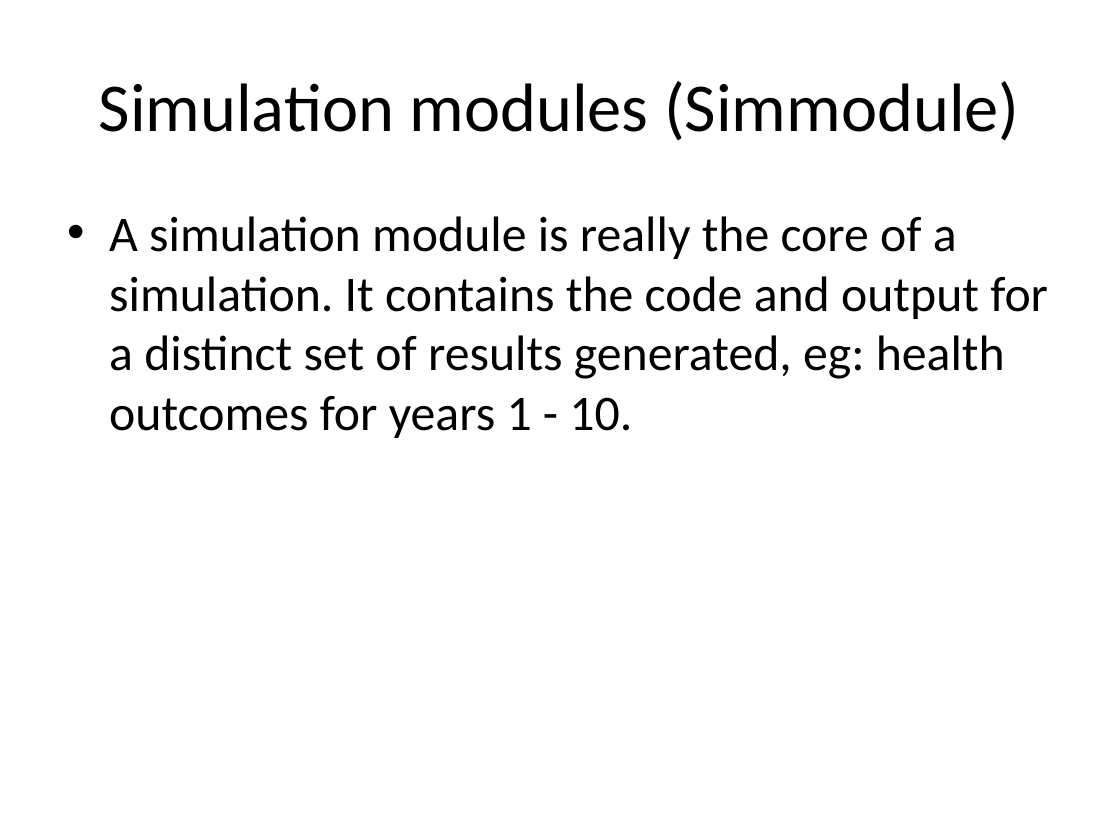
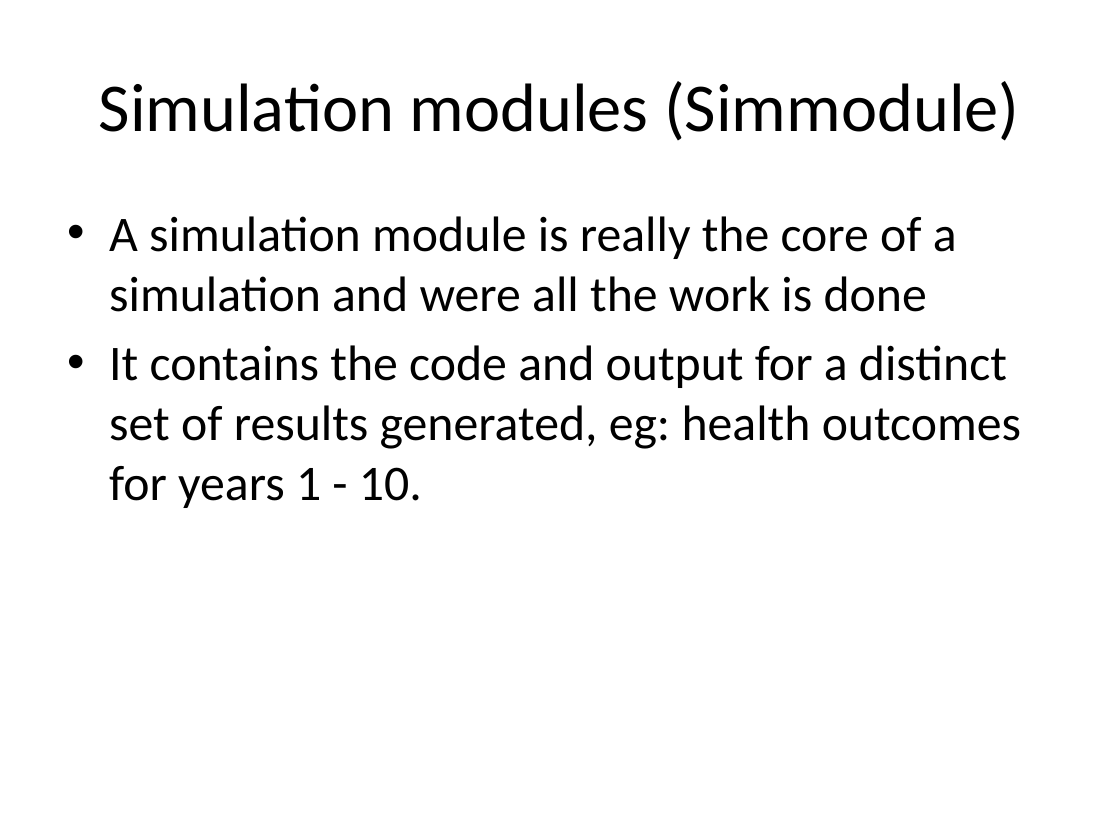
Before and after one commit to compassresearchcentre/simario, a slide deck: slide 12 of docs/Simar overview.pptx (slide 11 before the commit). Drawn at 1120x840 pixels with LibreOffice and Linux fonts; fonts in the diff are those of the drawing. Boxes give left, top, right and bottom in pixels: in the first picture for what was removed or moved away, otherwise in the second. Text is boxed around its words. In the diff, an @@ line names an element or a change of style, - is before the commit and + after.

```diff
--- a/docs/Simar overview.pptx
+++ b/docs/Simar overview.pptx
@@ text at [109,216,1021,508]: text changed @@
-• A simulation module is really the core of a simulation. It contains the code and output for a distinct set of results generated, eg: health outcomes for years 1 - 10.
+• A simulation module is really the core of a simulation and were all the work is done
+• It contains the code and output for a distinct set of results generated, eg: health outcomes for years 1 - 10.
```
Also in this commit, not shown: 6 other slides changed, 5 slides added, 1 slide removed, 2 other files.
